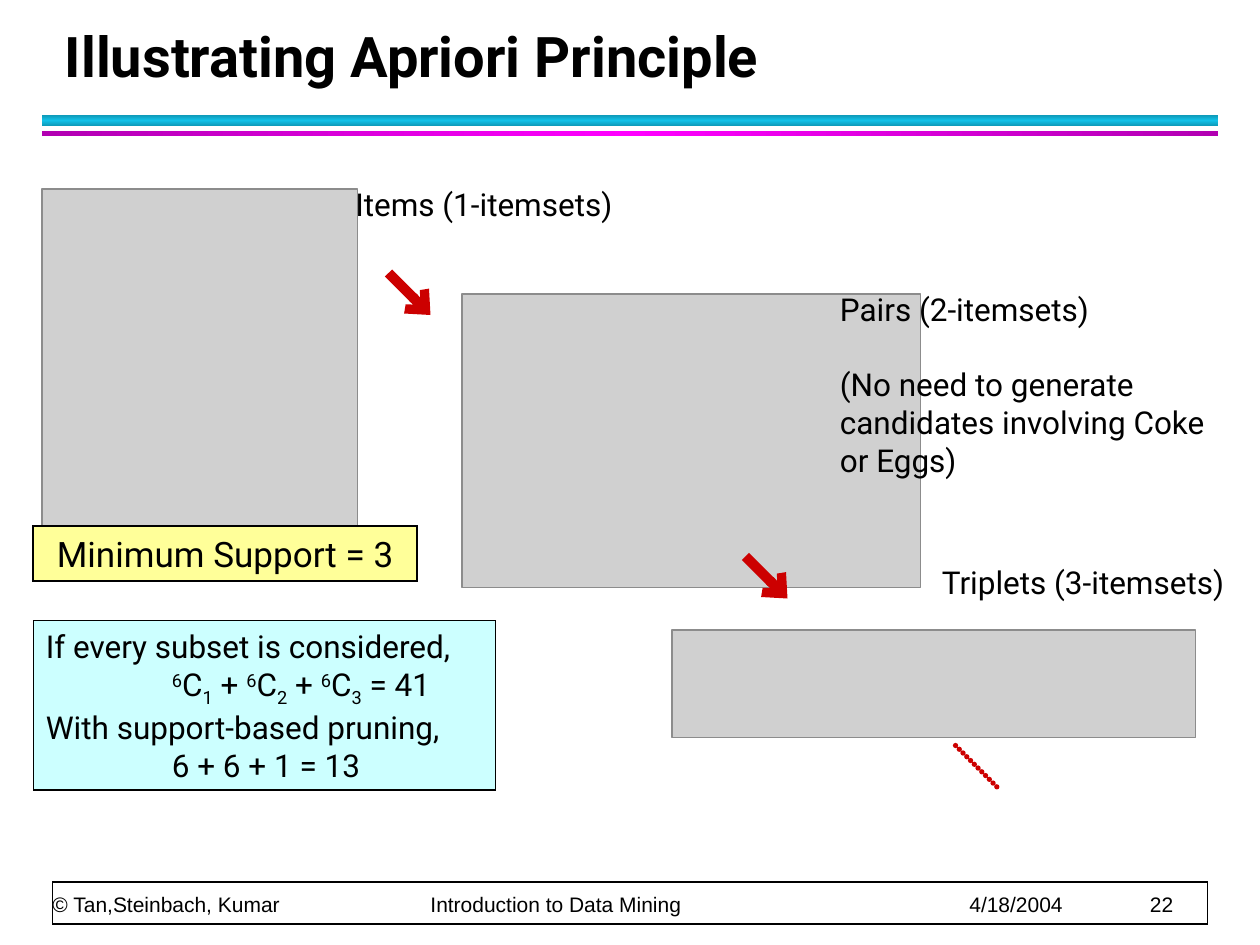
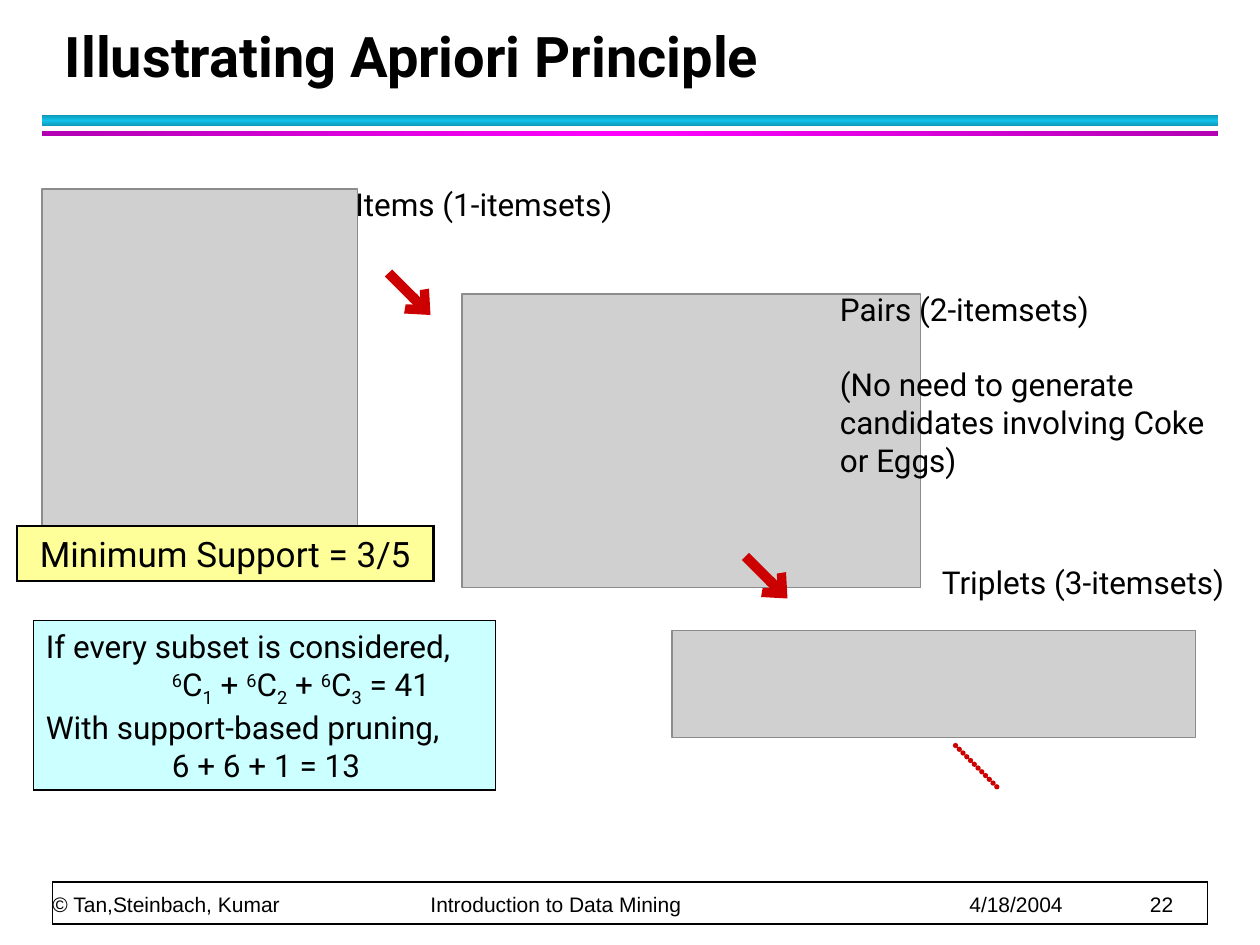
Before and after one commit to CMPT300/CMPT300.github.io, a slide deck: slide 22 of handouts/association/chap6_basic_association_analysis.ppt. Drawn at 1260x945 pixels with LibreOffice and Linux fonts; fonts in the diff are those of the drawing; grey boxes stand for pictures. Boxes give left, top, right and bottom in pixels: in the first picture for what was removed or moved away, otherwise in the second. Text is boxed around its words. In the diff, an @@ line names an element or a change of style, - is before the commit and + after.

```diff
--- a/handouts/association/chap6_basic_association_analysis.ppt
+++ b/handouts/association/chap6_basic_association_analysis.ppt
@@ rectangle "Minimum Support = 3/5": place and size @@
-rectangle "Minimum Support = 3/5" at <box>33,525,416,581</box>
+rectangle "Minimum Support = 3/5" at <box>16,525,433,581</box>
@@ text in rectangle at <box>40,541,411,574</box>: text changed @@
-Minimum Support = 3
+Minimum Support = 3/5
```
Also in this commit, not shown: 2 other files.
